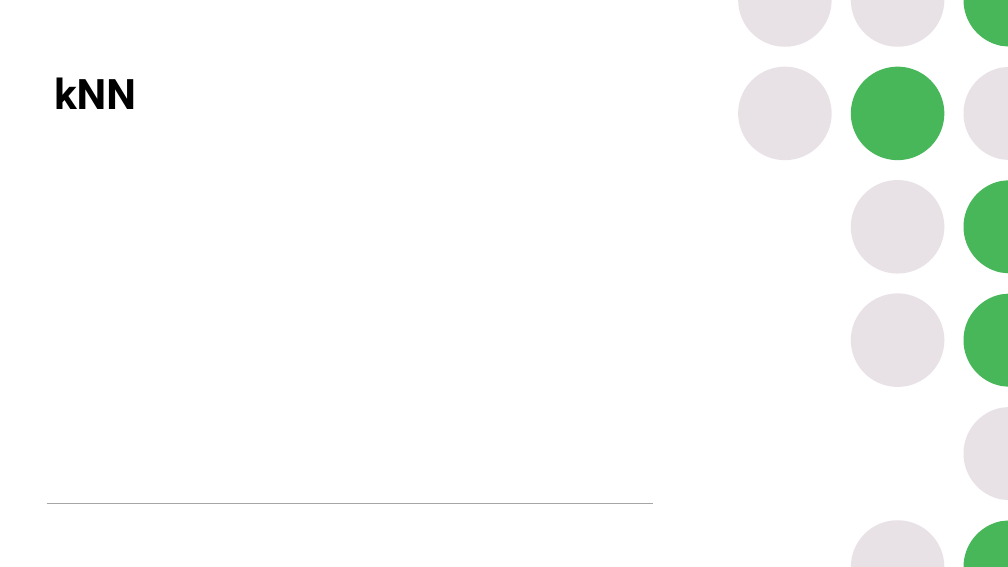
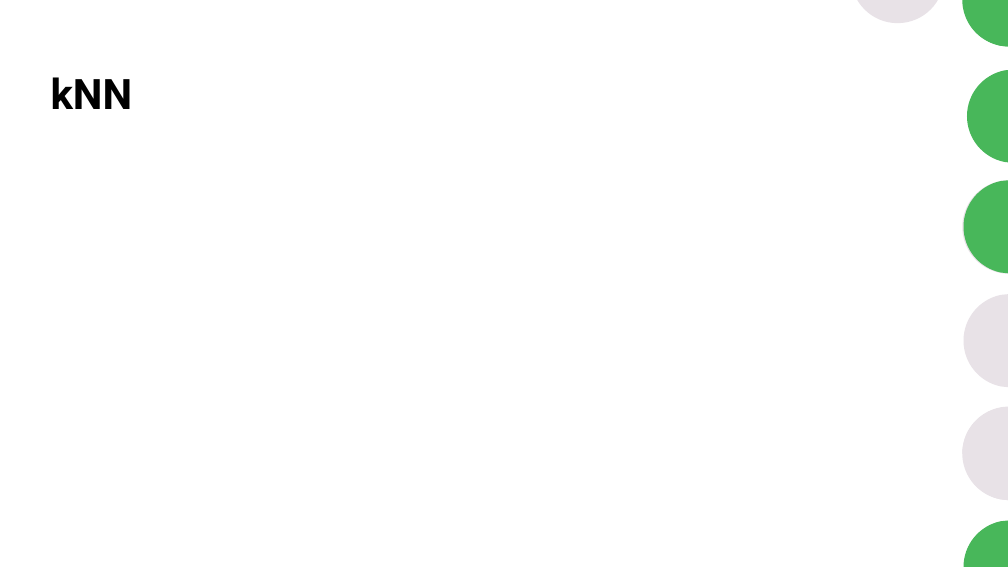
Before and after one commit to mark-earl/AML-PRJ3, a slide deck: slide 7 of deliverables/Presentation.pptx. Drawn at 1008x567 pixels with LibreOffice and Linux fonts; fonts in the diff are those of the drawing. Boxes give left, top, right and bottom in pixels: in the first picture for what was removed or moved away, otherwise in the second. Text is boxed around its words. In the diff, an @@ line names an element or a change of style, - is before the commit and + after.

```diff
--- a/deliverables/Presentation.pptx
+++ b/deliverables/Presentation.pptx
@@ freeform shape: place and size @@
-freeform shape at (851, 0, 944, 47)
+freeform shape at (851, 0, 944, 23)
@@ ellipse: place and size @@
-ellipse at (851, 67, 944, 160)
+ellipse at (963, 0, 1008, 47)
@@ freeform shape at (967, 70, 1008, 163): fill #E8E2E7 to #48B75A; outline redrawn @@
@@ ellipse: place and size @@
-ellipse at (851, 180, 944, 274)
+ellipse at (963, 180, 1008, 274)
@@ ellipse removed at (851, 293, 944, 387) @@
@@ freeform shape at (964, 294, 1008, 387): fill #48B75A to #E8E2E7; outline redrawn @@
@@ ellipse: place and size @@
-ellipse at (738, 67, 832, 160)
+ellipse at (963, 407, 1008, 501)
@@ freeform shape: place and size @@
-freeform shape at (738, 0, 832, 47)
+freeform shape at (963, 407, 1008, 454)
@@ line removed from (47, 504) to (653, 504) @@
@@ freeform shape removed at (851, 520, 944, 567) @@
```
Also in this commit, not shown: 7 other slides changed, 4 slides added, 3 slides removed.
